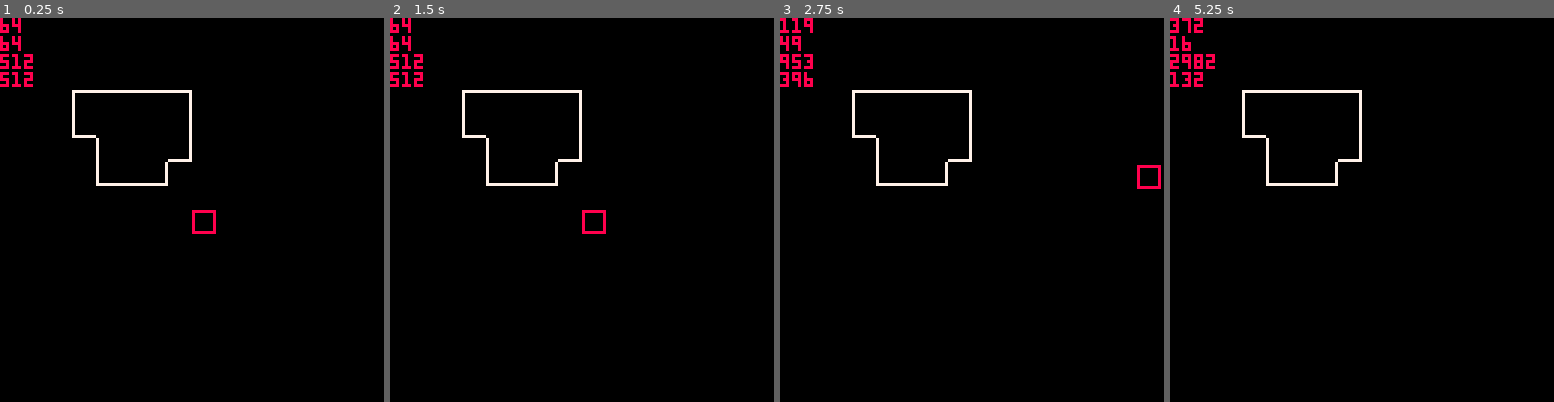
Above: before the commit, frames 1-4 (left to right).
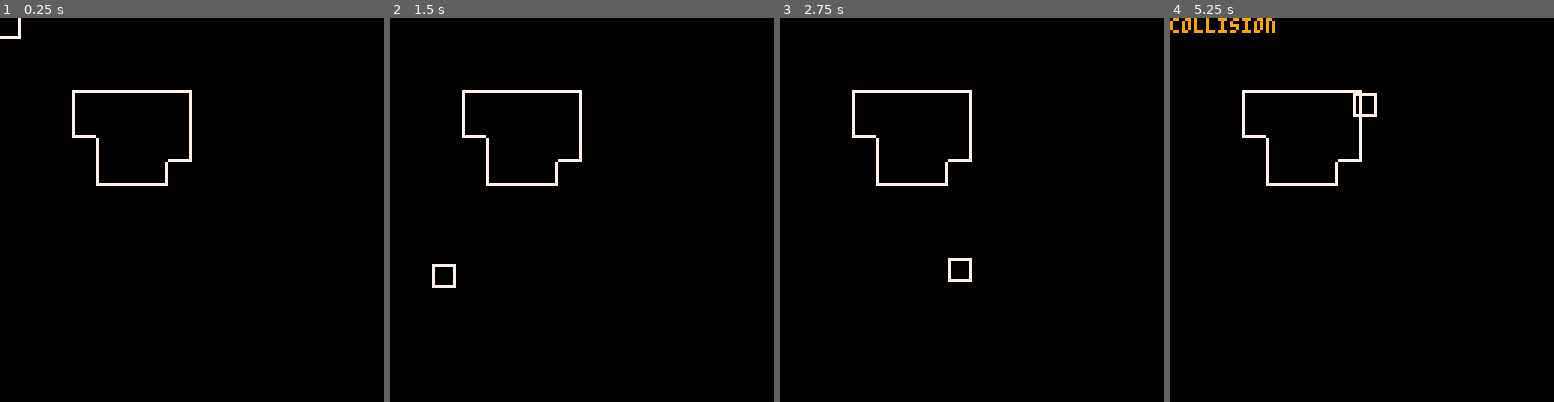
Above: after the commit, the same moments.

Repository: jmcarlson0320/chicken
Game: PICO-8 cartridge chicken.p8
The game is run twice, just before and just after one commit, with the same random seed, the same clock (stepped at 60 frames per second) and the same inputs.
Inputs (mouse positions are in pixels of both pictures, inside the frame that each line leads up to):
- Up to frame 1 (0.25 s): no input
- Up to frame 2 (1.5 s): tap X (X key) at 0.33, 1.07 s; click (670, 121) at 0.67 s; tap O (Z key) at 0.7 s; click (436, 267) at 1.22 s
- Up to frame 3 (2.75 s): hold Right 1.6-2.1 s; tap O (Z key) at 1.7, 2.1, 2.5 s; click (887, 114) at 1.77 s; tap X (X key) at 1.85 s; hold Up 2.15-2.42 s; click (952, 259) at 2.32 s; hold Right from 2.47 s (still down)
- Up to frame 4 (5.25 s): click (1404, 106) at 2.87 s; tap O (Z key) every 0.4 s from 2.9 to 4.9 s; tap X (X key) at 2.97, 4.08, 5.2 s; release Right at 3.03 s; hold Left 3.08-3.58 s; click (1465, 256) at 3.42 s; hold Down 3.63-3.97 s; click (1231, 102) at 3.97 s; hold Right 4.02-4.68 s; click (1292, 248) at 4.52 s; hold Up 4.73-5.03 s; click (1354, 94) at 5.07 s; hold Left from 5.08 s (still down)

The runs differ from the first frame. In frame 1, 0.8% of the frame differs, in the area x 0-57%, y 0-57%; in frame 2, 0.9%; in frame 3, 1.0%; in frame 4, 1.3%, in the area x 0-54%, y 0-26%.

Commit message:
Test collision function

Diff:
--- a/chicken.p8
+++ b/chicken.p8
@@ -7,17 +7,24 @@
 DX_MAX_RUN = 36
 
 function _init()
-	box = create_test_box(64, 64)
+	mouse_init()
+	mouse_x  = 0
+	mouse_y = 0
+	collision = false
 end
 
 function _update()
-	update_box(box)
+	mouse_x, mouse_y = mouse_pos()
+	collision = collide_map(mouse_x, mouse_y)
 end
 
 function _draw()
 	cls()
 	map()
-	draw_box(box)
+	rect(mouse_x, mouse_y, mouse_x+7, mouse_y+7, 7)
+	if collision then
+		print("collision", 9)
+	end
 	--[[
 	print("subx:      "..player.sub_x)
 	print("x:         "..player.x)
@@ -33,10 +40,10 @@
 
 function create_test_box(x, y)
 	return {
-		sub_x = x * SUB_PIXEL,
-		sub_y = y * SUB_PIXEL,
 		x = x,
 		y = y,
+		sub_x = 0,
+		sub_y = 0,
 		dx = 0,
 		dy = 0,
 	}
@@ -50,17 +57,25 @@
 
 	-- here we do collisions
 	b.sub_x += b.dx
-	b.sub_y += b.dy
-
-	b.x = b.sub_x \ SUB_PIXEL
-	b.y = b.sub_y \ SUB_PIXEL
+	local move_x = b.sub_x \ SUB_PIXEL
+	if move_x ~= 0 then
+		b.sub_x -= move_x * SUB_PIXEL
+		local sign = sgn(move_x)
+		while move_x ~= 0 do
+			if not collide_map() then
+				b.x += sign
+				move_x -= sign
+			else
+				break
+			end
+		end
+	end
 end
 
 function draw_box(b)
+	print(b.sub_x)
 	print(b.x)
-	print(b.y)
-	print(b.sub_x)
-	print(b.sub_y)
+	print(b.dx)
 	rect(b.x, b.y, b.x+7, b.y+7, 8)
 end
 
@@ -207,11 +222,41 @@
 end
 
 function collide(a, b)
-	if a.x1 > b.x2 then return false end
-	if b.x1 > a.x2 then return false end
-	if a.y1 > b.y2 then return false end
-	if b.y1 > a.y2 then return false end
+	if a[1] > b[3] then return false end
+	if b[1] > a[3] then return false end
+	if a[2] > b[4] then return false end
+	if b[2] > a[4] then return false end
 	return true
+end
+
+function collide_map(x, y)
+	local a = {x, y, x+7, y+7}
+	for map_x = 0, 15 do
+		for map_y = 0, 15 do
+			if fget(mget(map_x, map_y)) == 1 then
+				local b = {map_x*8, map_y*8, map_x*8 + 7, map_y*8 + 7}
+				if collide(a, b) then
+					return true
+				end
+			end
+		end
+	end
+	return false
+end
+
+--mouse
+function mouse_init()
+ poke(0x5f2d,1)
+end
+
+function mouse_pos()
+	local x=stat(32)-1
+	local y=stat(33)-1
+	return x,y
+end
+
+function mouse_button()
+ return stat(34)
 end
 __gfx__
 00000000007777777777777777777700007777777777777777777700777777777777777777777777000000000000000000000000000000000000000000000000
@@ -247,7 +292,7 @@
 00000000077777700007000007777770000000000000000000000000000000000000000000000000000000000000000000000000000000000000000000000000
 00000000007070000007000000707000000000000000000000000000000000000000000000000000000000000000000000000000000000000000000000000000
 __gff__
-0001010101010100000000000000000000000000000000000000000000000000000000000000000000000000000000000000000000000000000000000000000000000000000000000000000000000000000000000000000000000000000000000000000000000000000000000000000000000000000000000000000000000000
+0001010101010101010100000000000000000000000000010001000000000000000000000000000101010000000000000000000000000000000000000000000000000000000000000000000000000000000000000000000000000000000000000000000000000000000000000000000000000000000000000000000000000000
 0000000000000000000000000000000000000000000000000000000000000000000000000000000000000000000000000000000000000000000000000000000000000000000000000000000000000000000000000000000000000000000000000000000000000000000000000000000000000000000000000000000000000000
 __map__
 0000000000000000000000000000000000000000000000000000000000000000000000000000000000000000000000000000000000000000000000000000000000000000000000000000000000000000000000000000000000000000000000000000000000000000000000000000000000000000000000000000000000000000
